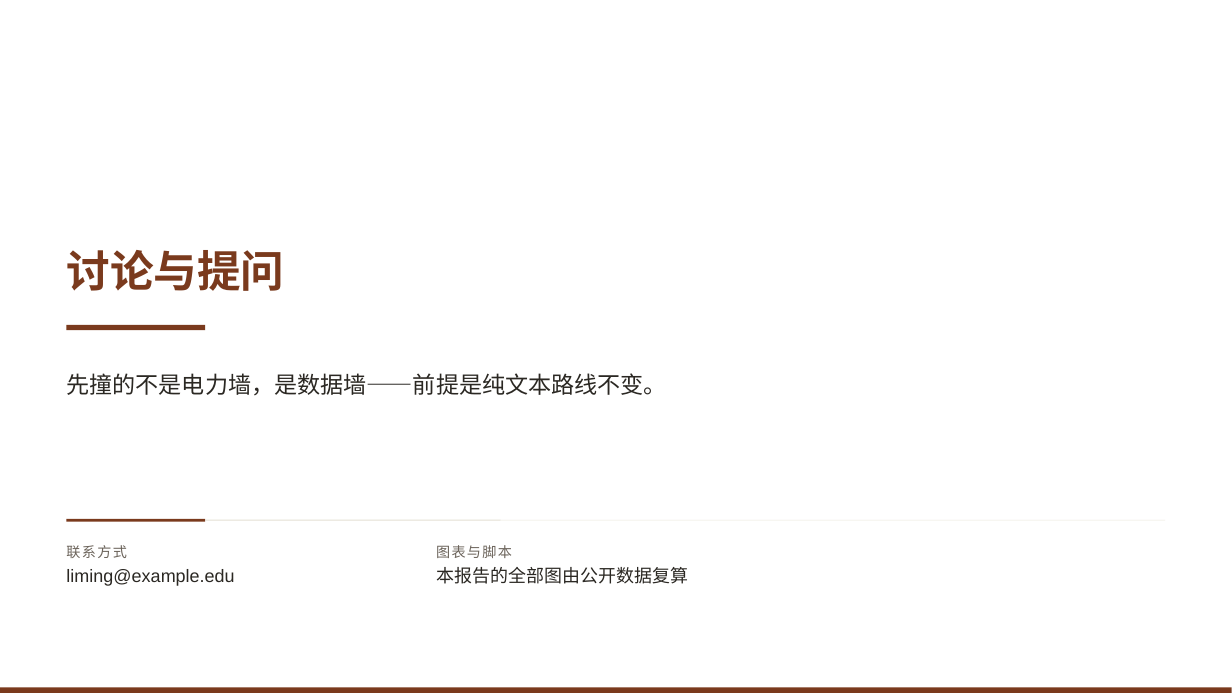
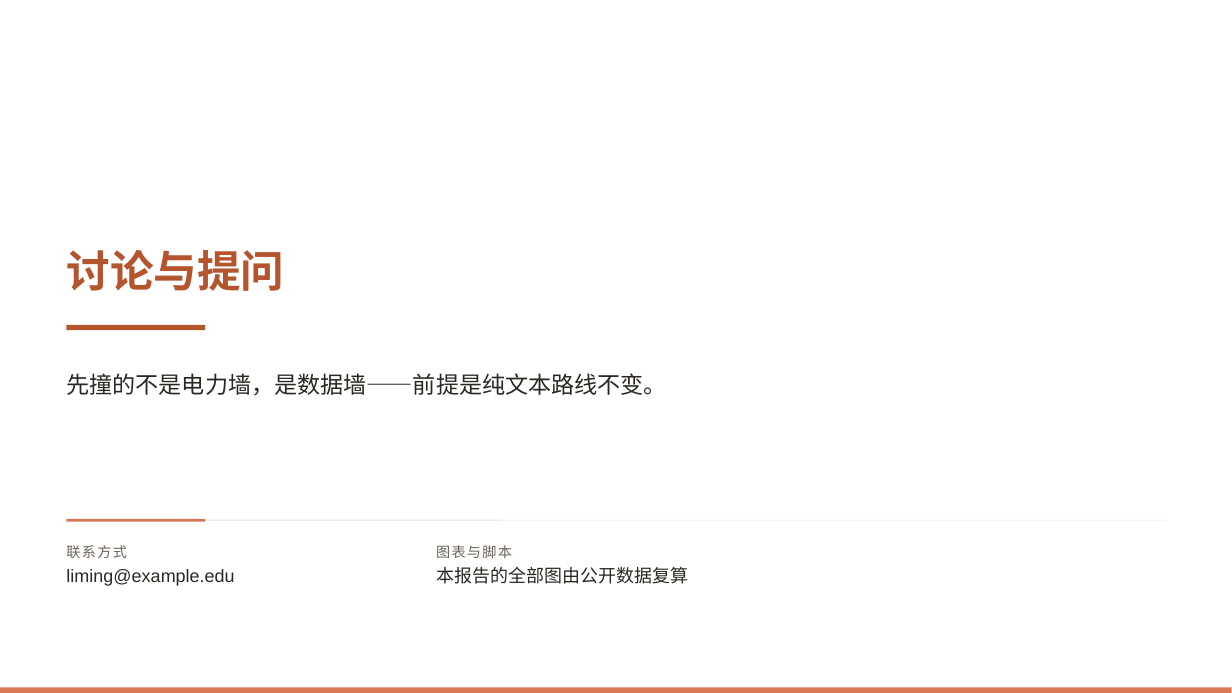
Before and after one commit to qingguang0309/academic-skills, a slide deck: slide 21 of examples/ai-2030-slides/ai2030_talk.pptx. Drawn at 1232x693 pixels with LibreOffice and Linux fonts; fonts in the diff are those of the drawing; background and template pictures are left out. Boxes give left, top, right and bottom in pixels: in the first picture for what was removed or moved away, otherwise in the second. Text is boxed around its words. In the diff, an @@ line names an element or a change of style, - is before the commit and + after.

```diff
--- a/examples/ai-2030-slides/ai2030_talk.pptx
+++ b/examples/ai-2030-slides/ai2030_talk.pptx
@@ text "讨论与提问" at bbox=[67, 250, 285, 291]: text colour #7A3A1D to #B4552D @@
@@ rectangle at bbox=[67, 325, 205, 331]: fill #7A3A1D to #B4552D @@
@@ rectangle at bbox=[67, 519, 205, 522]: fill #7A3A1D to #D97757 @@
@@ rectangle at bbox=[205, 519, 501, 520]: fill #E4E0D3 to #EADFD6 @@
@@ rectangle at bbox=[0, 688, 1232, 693]: fill #7A3A1D to #D97757 @@
```
Also in this commit, not shown: 20 other slides changed, 8 other files.
